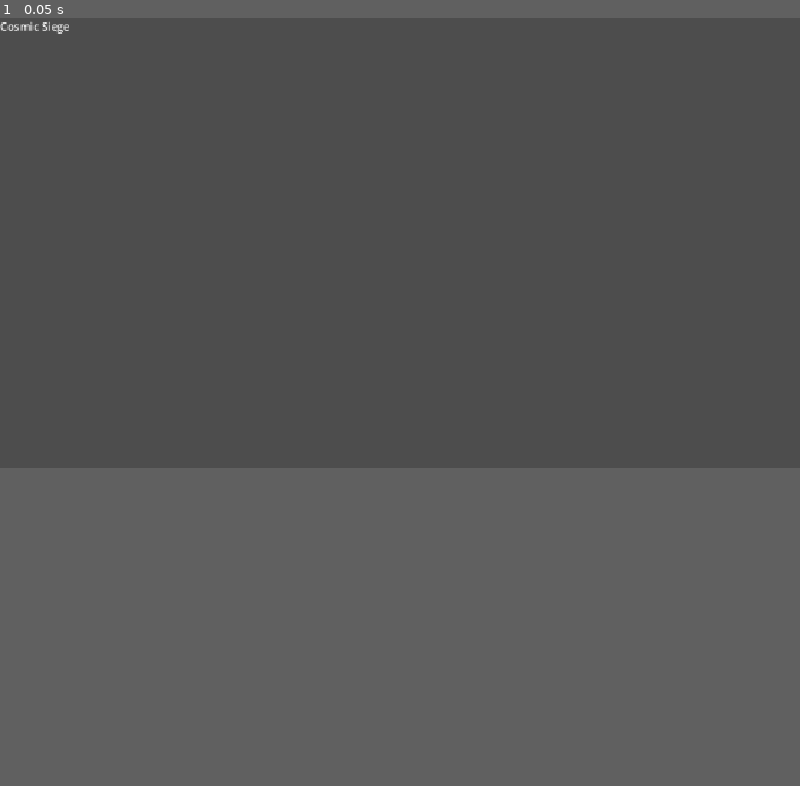
Above: before the commit, frame 1.
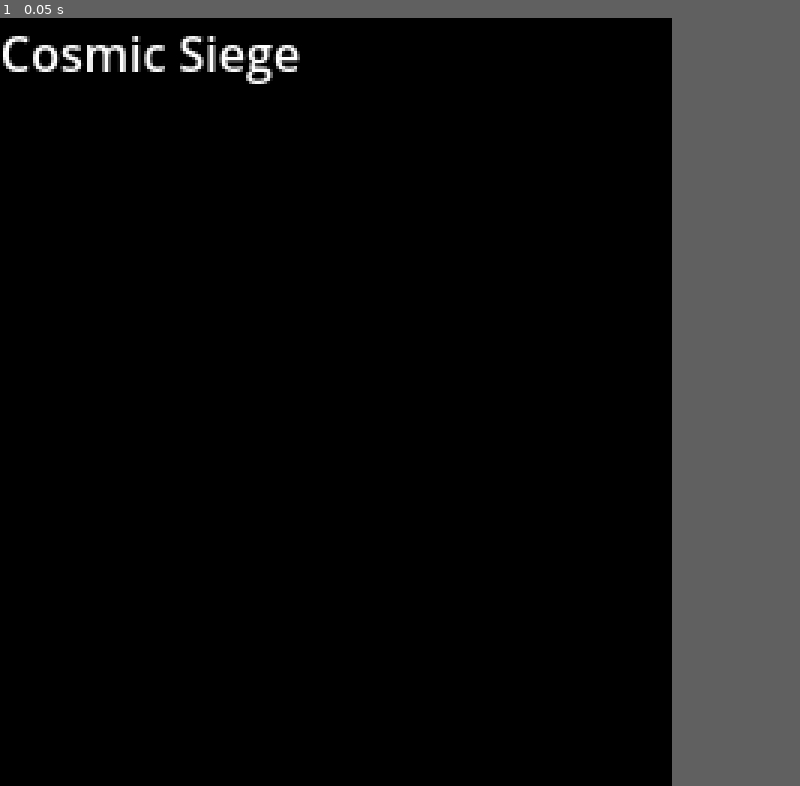
Above: after the commit, the same moment.

Repository: mfrench71/godot-cosmic-siege
Game: Godot game, scene res://main.tscn
The game is run twice, just before and just after one commit, with the same random seed, the same clock (stepped at 60 frames per second) and the same inputs.
Inputs:
- Up to frame 1 (0.05 s): no input
In our replay, the window is 800x450 before the commit and 672x768 after it. These sizes can differ from the game's own. Grey fills any space a smaller window leaves; there, only what the larger window draws over its background counts as a difference.

The runs differ from the first frame. In frame 1, 49% of the frame differs, in the area x 0-84%, y 0-59%.

Commit message:
Part 2: 224 x 256 viewport, 3x window, viewport stretch with integer scaling, nearest filter, black background
Co-Authored-By: Claude Opus 5.5 <noreply@anthropic.com>

Diff:
--- a/project.godot
+++ b/project.godot
@@ -17,8 +17,12 @@
 
 [display]
 
-window/stretch/mode="canvas_items"
-window/stretch/aspect="expand"
+window/size/viewport_width=224
+window/size/viewport_height=256
+window/size/window_width_override=672
+window/size/window_height_override=768
+window/stretch/mode="viewport"
+window/stretch/scale_mode="integer"
 
 [physics]
 
@@ -26,6 +30,8 @@
 
 [rendering]
 
+textures/canvas_textures/default_texture_filter=0
 rendering_device/driver.windows="d3d12"
 renderer/rendering_method="gl_compatibility"
 renderer/rendering_method.mobile="gl_compatibility"
+environment/defaults/default_clear_color=Color(0, 0, 0, 1)
